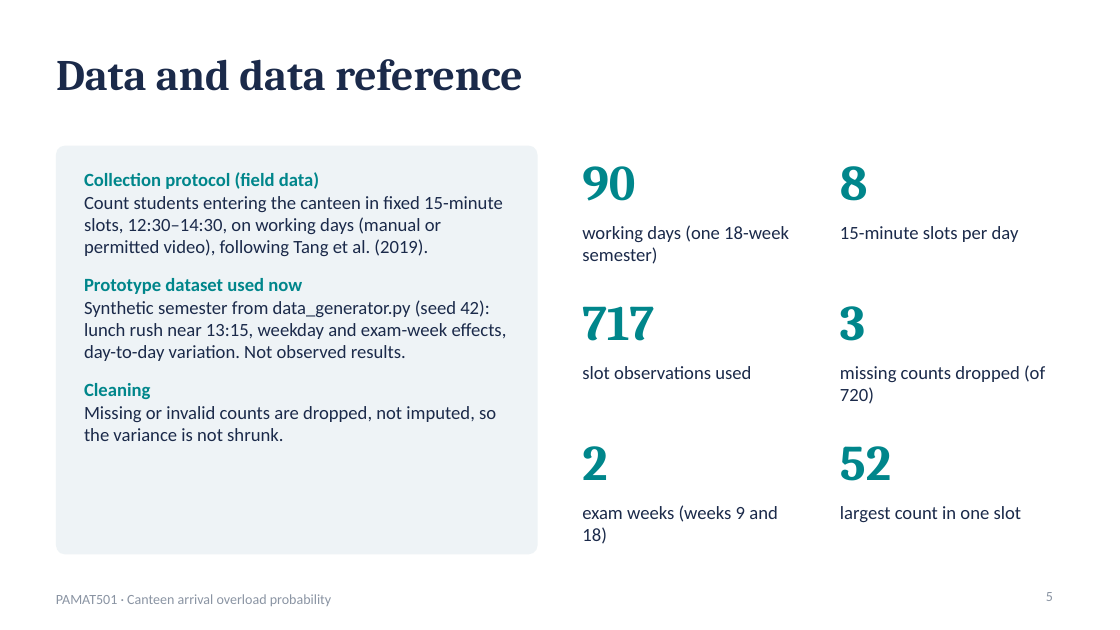
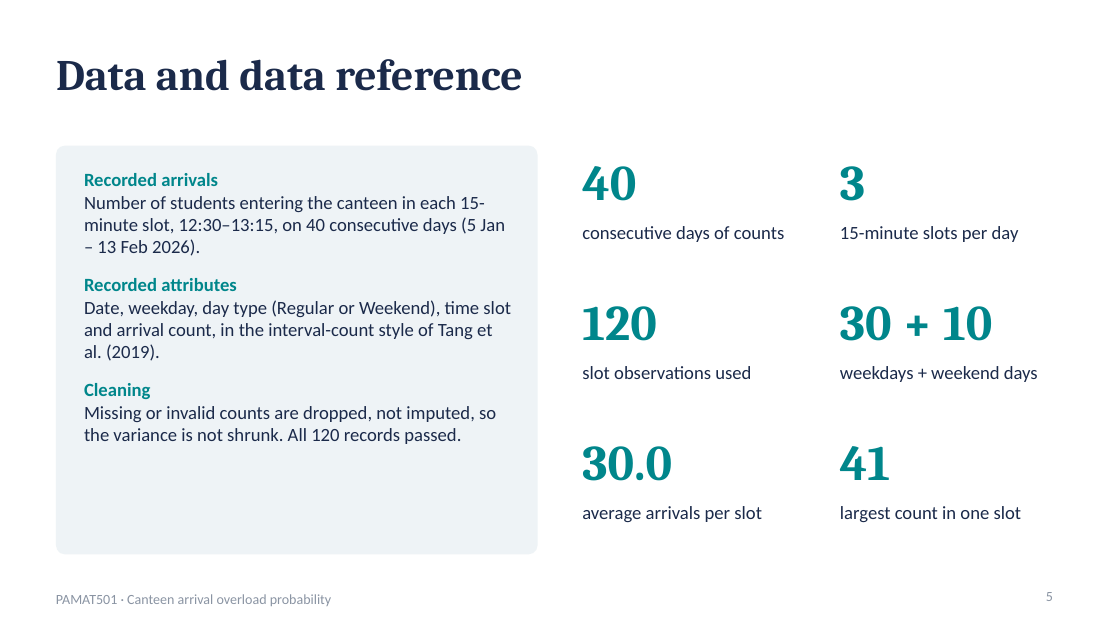
Before and after one commit to FarazAkhtarKhan/CanteenFlow, a slide deck: slide 5 of presentation/canteenflow_presentation.pptx. Drawn at 1120x630 pixels with LibreOffice and Linux fonts; fonts in the diff are those of the drawing. Boxes give left, top, right and bottom in pixels: in the first picture for what was removed or moved away, otherwise in the second. Text is boxed around its words. In the diff, an @@ line names an element or a change of style, - is before the commit and + after.

```diff
--- a/presentation/canteenflow_presentation.pptx
+++ b/presentation/canteenflow_presentation.pptx
@@ text at [84,173,511,361]: text changed @@
-Collection protocol (field data)
-Count students entering the canteen in fixed 15-minute slots, 12:30–14:30, on working days (manual or permitted video), following Tang et al. (2019).
-Prototype dataset used now
-Synthetic semester from data_generator.py (seed 42): lunch rush near 13:15, weekday and exam-week effects, day-to-day variation. Not observed results.
+Recorded arrivals
+Number of students entering the canteen in each 15-minute slot, 12:30–13:15, on 40 consecutive days (5 Jan – 13 Feb 2026).
+Recorded attributes
+Date, weekday, day type (Regular or Weekend), time slot and arrival count, in the interval-count style of Tang et al. (2019).
@@ text at [582,166,636,201]: text changed @@
-90
+40
@@ text at [840,166,865,201]: text changed @@
-8
+3
@@ text at [582,226,784,242]: text changed @@
-working days (one 18-week semester)
+consecutive days of counts
@@ text at [582,306,657,341]: text changed @@
-717
+120
@@ text at [840,306,992,341]: text changed @@
-3
+30 + 10
@@ text at [840,366,1038,382]: text changed @@
-missing counts dropped (of 720)
+weekdays + weekend days
@@ text at [84,406,496,444]: text changed @@
-Missing or invalid counts are dropped, not imputed, so the variance is not shrunk.
+Missing or invalid counts are dropped, not imputed, so the variance is not shrunk. All 120 records passed.
@@ text at [582,446,672,481]: text changed @@
-2
+30.0
@@ text at [840,446,890,480]: text changed @@
-52
+41
@@ text at [582,506,762,522]: text changed @@
-exam weeks (weeks 9 and 18)
+average arrivals per slot
```
Also in this commit, not shown: 14 other slides changed, 28 other files.
